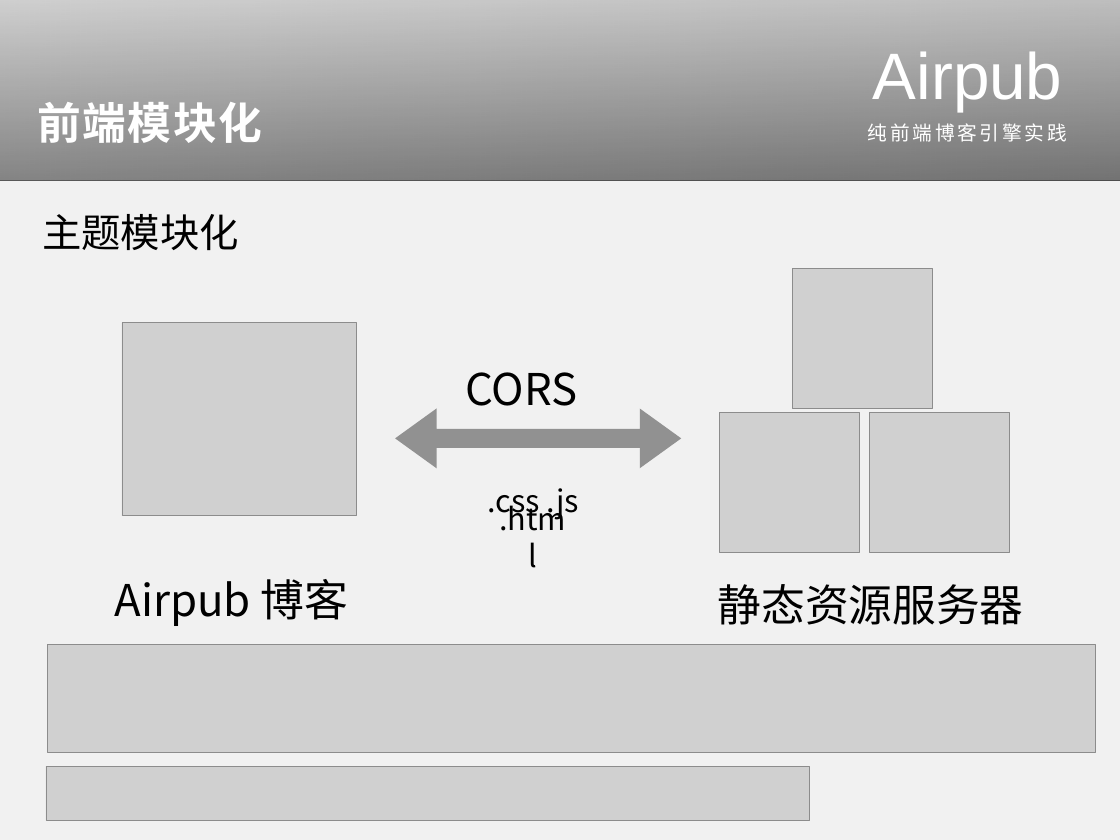
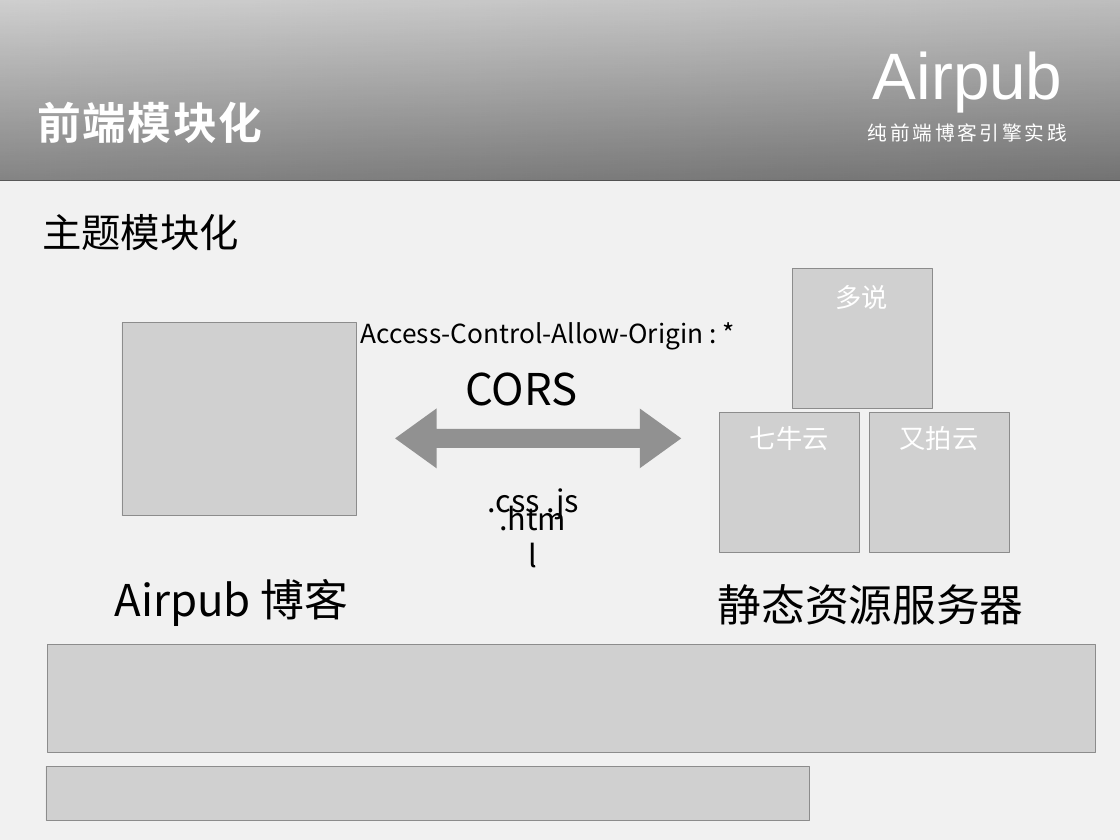
Before and after one commit to guo-yu/QConShanghai-2014, a slide deck: slide 18 of powerpoint/airpub.pptx (slide 16 before the commit). Drawn at 1120x840 pixels with LibreOffice and Linux fonts; fonts in the diff are those of the drawing; grey boxes stand for pictures. Boxes give left, top, right and bottom in pixels: in the first picture for what was removed or moved away, otherwise in the second. Text is boxed around its words. In the diff, an @@ line names an element or a change of style, - is before the commit and + after.

```diff
--- a/powerpoint/airpub.pptx
+++ b/powerpoint/airpub.pptx
@@ text added at box(836, 285, 888, 309), 24 pt, text #FFFFFF @@
+多说
@@ text added at box(361, 322, 704, 350), 24 pt, text #000000 @@
+Access-Control-Allow-Origin : *
@@ text added at box(750, 426, 829, 450), 24 pt, text #FFFFFF @@
+七牛云
@@ text added at box(900, 426, 979, 450), 24 pt, text #FFFFFF @@
+又拍云
```
Also in this commit, not shown: 8 other slides changed, 2 slides added, 43 other files.
